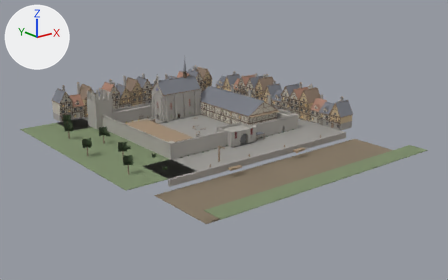
One commit to the Blender file assets/level/source/garrison.blend: the scene before it, then after it.
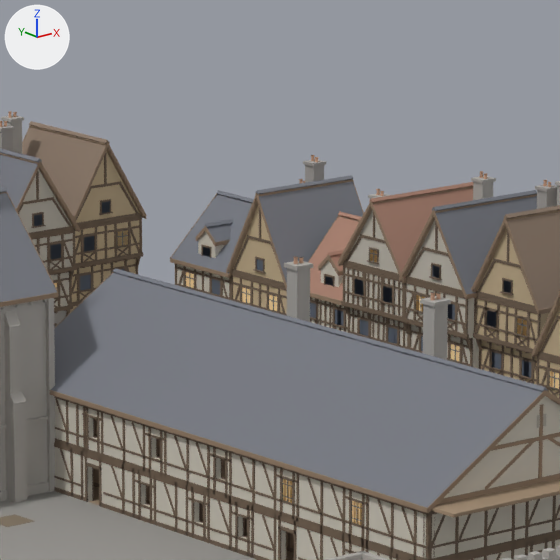
Old and new are each drawn whole from a camera (50 mm lens) standing at (-150.5, -206.8, 74.0) and looking at (-1.5, -20.7, -0.4) and again close up on the part from 43% to 59% of the width and 18% to 44% of the height. Lighting does not change. The marker at upper left points along +X, +Y and +Z. The older version's two pictures come first.

Before the edit, the objects in view are built like this:
```python
me_kit_ceiling_board_4 = bpy.data.meshes.new('kit_ceiling_board_4')
me_kit_ceiling_board_4.from_pydata(...)  # a box spanning x -2.0..2.0, y -2.0..2.0, z -0.2..0.0
me_kit_ceiling_board_4.materials.append(mat_boards)  # beige #a28b73
me_kit_wall_plaster_window = bpy.data.meshes.new('kit_wall_plaster_window')
me_kit_wall_plaster_window.from_pydata(...)  # 420 vertices, 105 faces; spans x -1.0..1.0, y -0.26..0.25, z 0.0..3.0
# faces by material slot: [15, 90]
me_kit_wall_plaster_window.materials.append(mat_plaster)  # light grey #cec8bc
me_kit_wall_plaster_window.materials.append(mat_beam)  # brown #736150
ob_ceiling_board_4_020 = bpy.data.objects.new('ceiling_board_4.020', me_kit_ceiling_board_4)
ob_ceiling_board_4_020.location = (20.0, -18.0, 6.2)
ob_wall_plaster_window_007 = bpy.data.objects.new('wall_plaster_window.007', me_kit_wall_plaster_window)
ob_wall_plaster_window_007.location = (14.2, 12.0, 3.0)
ob_wall_plaster_window_007.rotation_euler = (0.0, 0.0, 1.571)  # degrees (0, 0, 90)
ob_wall_plaster_window_010 = bpy.data.objects.new('wall_plaster_window.010', me_kit_wall_plaster_window)
ob_wall_plaster_window_010.location = (14.2, -6.0, 3.0)
ob_wall_plaster_window_010.rotation_euler = (0.0, 0.0, 1.571)  # degrees (0, 0, 90)
# also in view: 'wall_ashlar_4.041' at (11.0, 16.2, 10.5); 'floor_cobble_4.058' at (10.0, 2.0, -0.1); 'wall_plaster_window.002' at (14.2, 7.0, 1.5); 'house_a.004' at (47.0, 15.0, 7.3); 'roof_10x21.001' at (4.0, 20.8, 14.6)
```
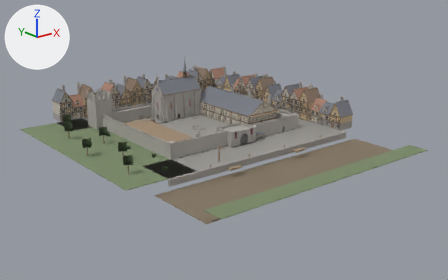
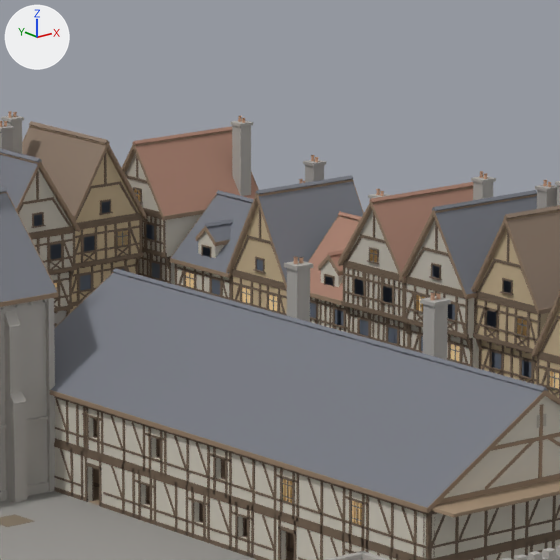
Pixel boxes [x1, y1, x2, y2] of what changed, in the close-ups (560 x 560 px):
'house_e.005', added: after [122, 116, 259, 285]

The change, as a list of edits to the scene's bpy script:
```text
Add ob_house_e_005:
    ob_house_e_005 = bpy.data.objects.new('house_e.005', me_kit_house_e)
    ob_house_e_005.location = (47.5, 45.5, 0.0)
    ob_house_e_005.rotation_euler = (0.0, 0.0, -1.571)  # degrees (0, 0, -90)
```
